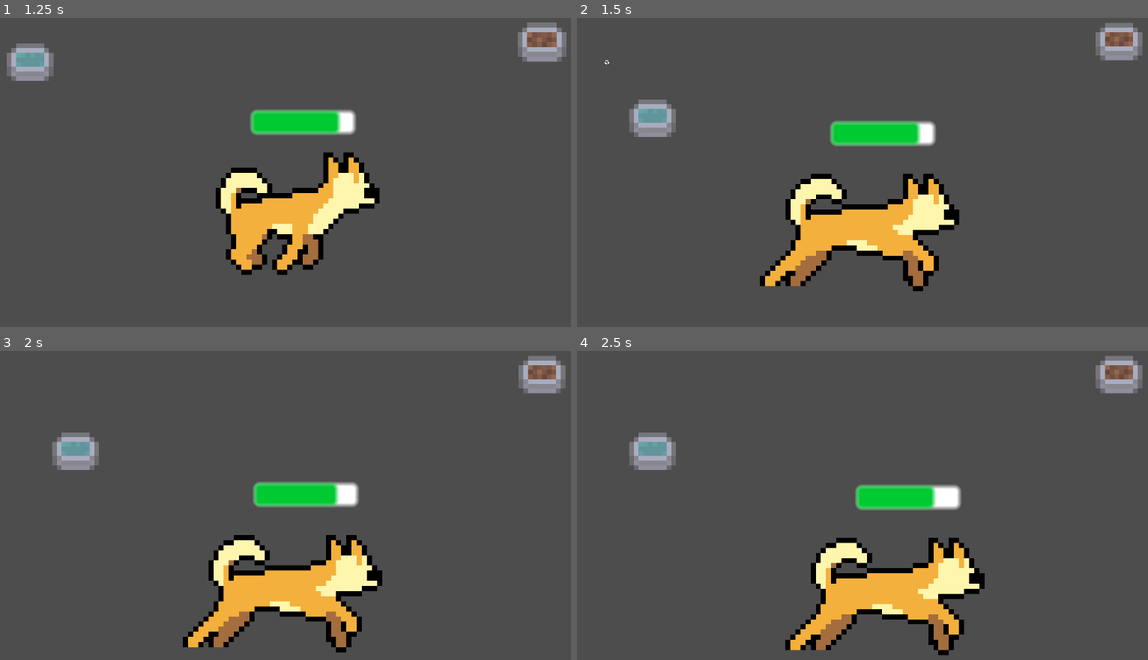
Above: before the commit, frames 1-4 (two rows, left to right).
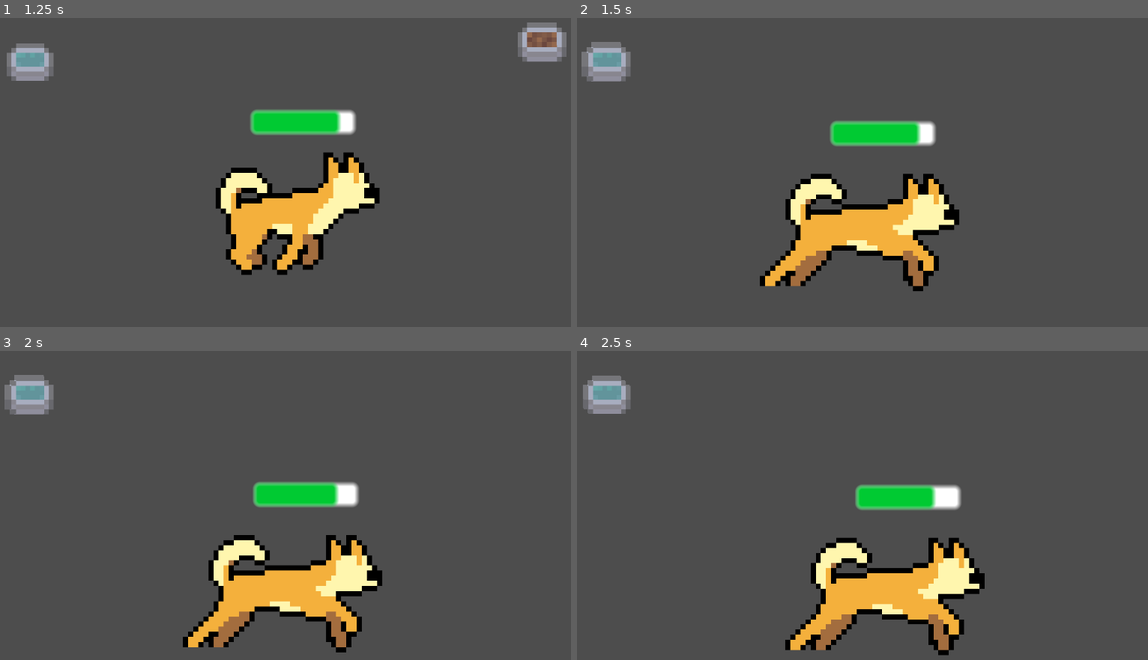
Above: after the commit, the same moments.

Repository: saadjiqbal/brackeys-gj-2024
Game: Godot game, scene res://scenes/game.tscn
The game is run twice, just before and just after one commit, with the same random seed, the same clock (stepped at 60 frames per second) and the same inputs.
Inputs (mouse positions are in pixels of both pictures, inside the frame that each line leads up to):
- Up to frame 1 (1.25 s): tap Enter at 0.5 s; move the mouse to (542, 42) at 0.52 s; press the mouse at (542, 42) at 0.53 s; hold Right (ui_right) from 0.53 s (still down)
- Up to frame 2 (1.5 s): move the mouse to (605, 61) at 1.27 s; release Right (ui_right) at 1.28 s; release the mouse at (605, 61) at 1.28 s; hold Down (ui_down) from 1.28 s (still down); click (605, 61) at 1.35 s
- Up to frame 3 (2 s): keep holding Down (ui_down)
- Up to frame 4 (2.5 s): move the mouse to (919, 434) at 2.02 s; release Down (ui_down) at 2.03 s; press the mouse at (919, 434) at 2.03 s; hold Right (ui_right) from 2.03 s (still down)

Frame 1 is identical in both runs. In frame 2, 2.8% of the frame differs, in the area x 0-100%, y 1-39%; in frame 3, 2.8%; in frame 4, 2.7%.

Commit message:
Fixed bug where multiple items were able to be dragged together

Diff:
--- a/project.godot
+++ b/project.godot
@@ -14,6 +14,10 @@
 run/main_scene="res://scenes/game.tscn"
 config/features=PackedStringArray("4.3", "Forward Plus")
 config/icon="res://icon.svg"
+
+[autoload]
+
+gameGlobals="*res://scripts/game_globals.gd"
 
 [display]
 
--- a/scripts/food_bowl.gd
+++ b/scripts/food_bowl.gd
@@ -13,14 +13,19 @@
 	if draggable:
 		if Input.is_action_just_pressed("action"):
 			sprite_offset = get_global_mouse_position() - self.position
+			gameGlobals.can_drag_item = false
 
 		if Input.is_action_pressed("action"):
 			self.position = get_global_mouse_position() - sprite_offset
+		elif Input.is_action_just_released("action"):
+			gameGlobals.can_drag_item = true
 
 func _on_area_2d_mouse_entered():
-	draggable = true
-	self.scale = SCALE_ON_HOVER
+	if gameGlobals.can_drag_item:
+		draggable = true
+		self.scale = SCALE_ON_HOVER
 
 func _on_area_2d_mouse_exited():
-	draggable = false
-	self.scale = scale_on_load
+	if gameGlobals.can_drag_item:
+		draggable = false
+		self.scale = scale_on_load
--- a/scripts/game.gd
+++ b/scripts/game.gd
@@ -5,6 +5,7 @@
 const WATER_BOWL_SCENE = preload("res://scenes/water_bowl.tscn")
 
 func _ready() -> void:
+	gameGlobals.can_drag_item = true
 	var dog_scene_instance = DOG.instantiate()
 	var food_bowl_scene_instance = FOOD_BOWL.instantiate()
 	var water_bowl_scene_instance = WATER_BOWL_SCENE.instantiate()
--- /dev/null
+++ b/scripts/game_globals.gd
@@ -0,0 +1,3 @@
+extends Node2D
+
+var can_drag_item : bool = true
--- a/scripts/water_bowl.gd
+++ b/scripts/water_bowl.gd
@@ -13,14 +13,19 @@
 	if draggable:
 		if Input.is_action_just_pressed("action"):
 			sprite_offset = get_global_mouse_position() - self.position
+			gameGlobals.can_drag_item = false
 
 		if Input.is_action_pressed("action"):
 			self.position = get_global_mouse_position() - sprite_offset
+		elif Input.is_action_just_released("action"):
+			gameGlobals.can_drag_item = true
 
 func _on_area_2d_mouse_entered():
-	draggable = true
-	self.scale = SCALE_ON_HOVER
+	if gameGlobals.can_drag_item:
+		draggable = true
+		self.scale = SCALE_ON_HOVER
 
 func _on_area_2d_mouse_exited():
-	draggable = false
-	self.scale = scale_on_load
+	if gameGlobals.can_drag_item:
+		draggable = false
+		self.scale = scale_on_load
